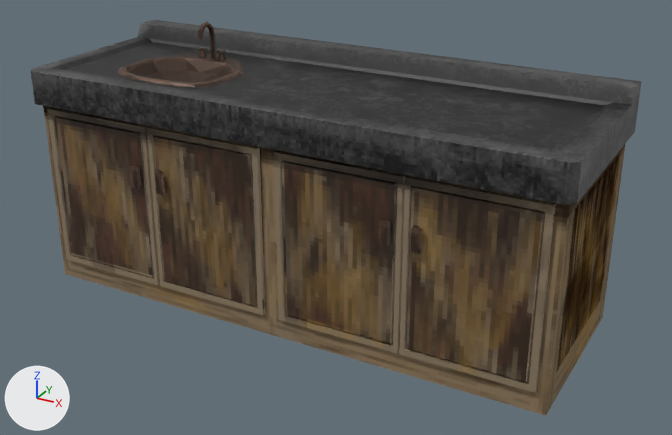
The Blender file HorrorGamePrototype/Assets/Models/kitchensink.blend: old version first, new version second.
One viewpoint serves both versions: a camera (50 mm lens) standing at (1.59, -2.78, 1.73) and looking at (0.08, -0.04, 0.36). Lighting does not change. The marker at lower left points along +X, +Y and +Z.

The scene before the commit, as lines of its bpy script (objects in view):
```python
ob_kitchen = bpy.data.objects.new('kitchen', me_cube_001)
ob_kitchen.location = (0.0, 0.0, 0.425)
ob_kitchendoor = bpy.data.objects.new('kitchenDoor', me_cube)
ob_kitchendoor.location = (-0.967, -0.357, 0.394)
ob_kitchendoor1 = bpy.data.objects.new('kitchenDoor1', me_cube_014)
ob_kitchendoor1.location = (-0.033, -0.357, 0.394)
ob_kitchendoor2 = bpy.data.objects.new('kitchenDoor2', me_cube_013)
ob_kitchendoor2.location = (0.032, -0.357, 0.394)
ob_kitchendoor3 = bpy.data.objects.new('kitchenDoor3', me_cube_015)
ob_kitchendoor3.location = (0.962, -0.357, 0.394)
ob_kitchensink = bpy.data.objects.new('kitchenSink', me_cube_002)
ob_kitchensink.location = (-0.54, -0.051, 0.815)
```
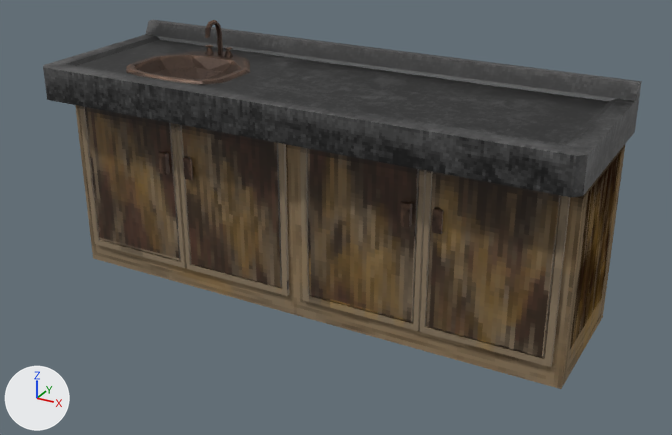
Changed parts and their boxes [x1, y1, x2, y2] in the pictures (672 x 435 px):
```json
{"object": "kitchen", "change": "reshaped", "before": [31, 20, 642, 415], "after": [43, 20, 642, 389], "on screen": "7% shorter"}
{"object": "kitchenDoor3", "change": "moved", "before": [399, 176, 555, 393], "after": [420, 170, 570, 367]}
{"object": "kitchenDoor2", "change": "moved", "before": [274, 151, 405, 354], "after": [300, 147, 426, 331]}
{"object": "kitchenDoor1", "change": "moved", "before": [147, 127, 265, 315], "after": [176, 124, 289, 296]}
{"object": "kitchenDoor", "change": "moved", "before": [47, 108, 160, 285], "after": [79, 106, 187, 268]}
{"object": "kitchenSink", "change": "moved", "before": [118, 22, 243, 87], "after": [126, 20, 250, 84]}
```

The change, as JSON lines over the scene's bpy script:
```json
{"block": "me_cube_001", "where": "# used by ob_kitchen; location = (0.0, 0.0, 0.425)"}
{"op": "remove", "block": "me_cube_001", "code": "me_cube_001.from_pydata(...)  # 105 vertices, 64 faces; spans x -1.02..1.03, y -0.39..0.35, z -0.43..0.48"}
{"op": "add", "block": "me_cube_001", "code": "me_cube_001.from_pydata(...)  # 97 vertices, 64 faces; spans x -1.02..1.03, y -0.33..0.35, z -0.43..0.48"}
{"block": "me_cube_001", "change": "me_cube_001 part 1"}
{"block": "me_cube_001", "change": "18 vertices are removed from x -0.94..0.96, y -0.35..0.23, z -0.31..0.41"}
{"block": "me_cube_001", "change": "17 faces are deleted"}
{"block": "me_cube_001", "change": "20 vertices in x -1.02..1.03, y -0.39..-0.3, z 0.3..0.43 move by (0.0, 0.06, 0.0)"}
{"block": "me_cube_001", "change": "16 vertices in x -1.0..1.0, y -0.35..-0.29, z -0.43..0.3 move by (0.0, 0.16, 0.0)"}
{"block": "me_cube_001", "change": "10 vertices in x -1.02..1.03, y -0.27..0.27, z 0.41..0.48 move by (0.0, 0.05, 0.0)"}
{"block": "me_cube_001", "change": "8 vertices in x -0.77..-0.31, y -0.26..-0.02, z 0.41 move by (0.0, 0.04, 0.0)"}
{"block": "me_cube_001", "change": "1 vertex moves from x -0.54, y 0.18, z 0.41 to x -0.54, y 0.28, z 0.41"}
{"block": "me_cube_001", "change": "10 vertices are added at x -0.94..0.96, y -0.19..0.28, z -0.03..0.41"}
{"block": "me_cube_001", "change": "8 new faces join them, mat_kitchenmat1 (picture img_kitchentexture1_png)"}
{"block": "me_cube_001", "change": "9 new faces join them, mat_kitchenmat (picture img_kitchentexture_png)"}
{"op": "set", "path": "ob_kitchensink.location", "old": "(-0.54, -0.051, 0.815)", "new": "(-0.54, -0.005, 0.815)"}
{"op": "set", "path": "ob_kitchendoor.location", "old": "(-0.967, -0.357, 0.394)", "new": "(-0.967, -0.192, 0.394)"}
{"op": "set", "path": "ob_kitchendoor2.location", "old": "(0.032, -0.357, 0.394)", "new": "(0.032, -0.192, 0.394)"}
{"op": "set", "path": "ob_kitchendoor1.location", "old": "(-0.033, -0.357, 0.394)", "new": "(-0.033, -0.192, 0.394)"}
{"op": "set", "path": "ob_kitchendoor3.location", "old": "(0.962, -0.357, 0.394)", "new": "(0.962, -0.192, 0.394)"}
```
